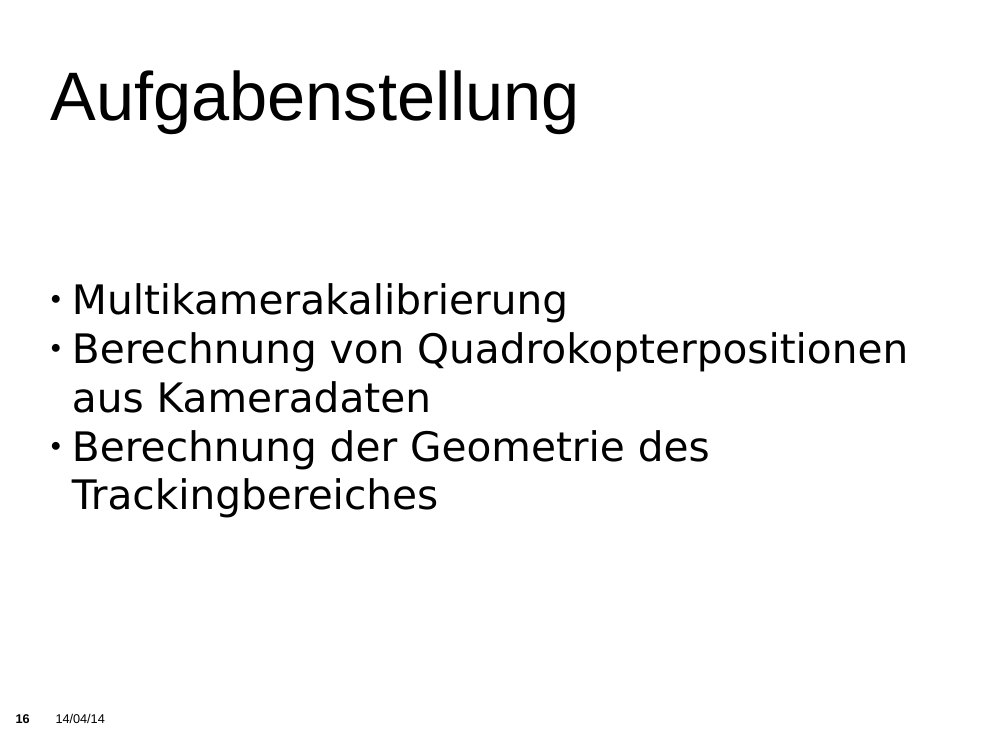
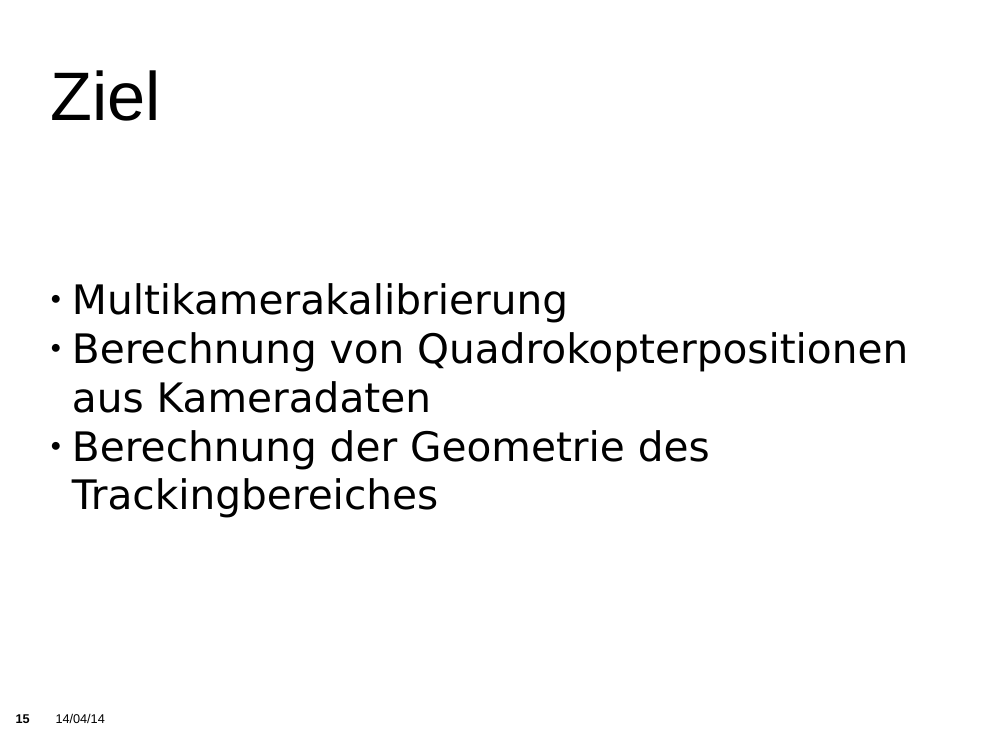
Before and after one commit to KITrokopter/Presentation, a slide deck: slide 15 of PresentationInTotal v0.1.odp (slide 16 before the commit). Drawn at 1008x756 pixels with LibreOffice and Linux fonts; fonts in the diff are those of the drawing; background and template pictures are left out. Boxes give left, top, right and bottom in pixels: in the first picture for what was removed or moved away, otherwise in the second. Text is boxed around its words. In the diff, an @@ line names an element or a change of style, - is before the commit and + after.

```diff
--- a/PresentationInTotal v0.1.odp
+++ b/PresentationInTotal v0.1.odp
@@ title at (50,70,160,121): text changed @@
-Aufgabenstellung
+Ziel
```
Also in this commit, not shown: 10 other slides changed, 3 slides removed.
